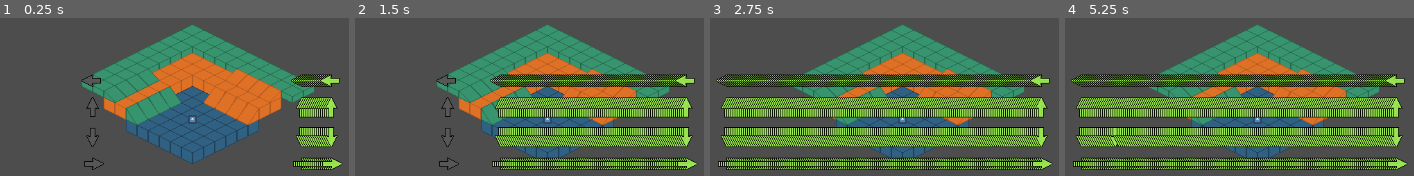
Above: before the commit, frames 1-4 (left to right).
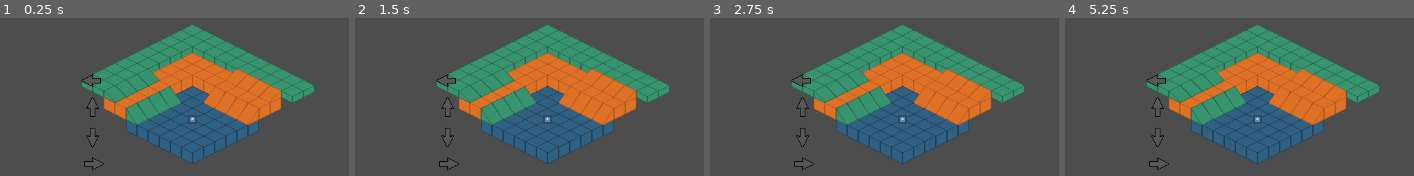
Above: after the commit, the same moments.

Repository: Hobbes-2/Jesters-Tempo
Game: Godot game, scene res://Scenes/main.tscn
Same seed, same stepped clock (60 frames per second), same inputs: the game is played once before the commit and once after it. The engine's default icon, where the game draws it, is replaced by a stand-in: a white triangle on a blue panel in a dark square. Sound files missing from this copy of the repository are replaced by a short silence.
Inputs:
- Up to frame 1 (0.25 s): no input
- Up to frame 2 (1.5 s): tap Enter at 0.5 s; hold Right (Right) 0.53-1.28 s; tap Alt at 0.6 s; hold Down (Down) from 1.28 s (still down); tap Shift at 1.35 s
- Up to frame 3 (2.75 s): release Down (Down) at 2.03 s; hold Right (Right) from 2.03 s (still down); tap Alt at 2.1 s
- Up to frame 4 (5.25 s): release Right (Right) at 2.78 s; hold E (SpawnUp) 2.78-3.53 s; tap Shift at 2.85, 4.35 s; tap Space at 3.5, 5 s; hold Left (Left) 3.53-5.03 s; tap Alt at 3.6, 5.1 s; tap Enter at 4.25 s; hold Down (Down) from 5.03 s (still down)

The runs differ from the first frame. In frame 1, 4.5% of the frame differs, in the area x 83-98%, y 35-97%; in frame 2, 23%; in frame 3, 38%, in the area x 1-98%, y 35-97%; in frame 4, 38%.

Commit message:
learned a bit about how godot uses bpm and beats. Ive decided to load the track before the actual game and store it as an array or smthin. this will allow me to also check for important notes with pitch changes rather than limits. so if the pitch is more before and after a point, then the game knows its a place to spawn a note

Diff:
--- a/Scenes/key_listener.tscn
+++ b/Scenes/key_listener.tscn
@@ -52,6 +52,10 @@
 offset_bottom = 0.0
 audio_player = NodePath("../SongPlayerCalc")
 
+[node name="TempTimer" type="Timer" parent="."]
+wait_time = 0.5
+autostart = true
+
 [connection signal="timeout" from="RandomTimer" to="." method="_on_random_timer_timeout"]
 [connection signal="area_entered" from="TimingArea" to="." method="_on_timing_area_area_entered"]
 [connection signal="area_exited" from="TimingArea" to="." method="_on_timing_area_area_exited"]
--- a/Scripts/key_listener.gd
+++ b/Scripts/key_listener.gd
@@ -5,7 +5,7 @@
 @export var debug : bool = false
 @export var part : AudioStreamMP3
 @export var partName : String = ""
-@export var BPM : int = 120
+@export var BPM : float = 145.0
 
 
 #@onready var score_text = preload("res://objects/score_press_text.tscn")
@@ -33,6 +33,8 @@
 var timeSignature : float = 60 / BPM
 var next_beat_time := 0.0
 
+var currentBeat = 0
+
 # Called when the node enters the scene tree for the first time.
 func _ready() -> void:
 	#OS.execute(
@@ -40,8 +42,6 @@
 	#["-c", "source venv/bin/activate && demucs song.mp3"],
 	#output
 #)
-
-
 	song_player_calc.bus = partName
 	song_player_calc.stream = part
 	song_player_calc.playing = true
@@ -51,6 +51,9 @@
 
 # Called every frame. 'delta' is the elapsed time since the previous frame.
 func _physics_process(delta: float) -> void:
+
+	print(currentBeat)
+
 	if GlobalVars.game_paused == true:
 		song_player_calc.stream_paused = true
 		song_player.stream_paused = true
@@ -105,17 +108,29 @@
 			if debug:
 				print(falling_key_queue)
 
-#
+
 	#if !song_player_calc.playing:
 		#return
-#
+
 	var song_time = song_player_calc.get_playback_position()
 	print(song_time)
+	#if roundf(song_time) >= next_beat_time:
+		#CreateFallingKey()
+		#next_beat_time += timeSignature
+##Another way
+
+	#if $TempTimer.time_left <= 0.0:
+		#if AudioServer.get_bus_peak_volume_right_db(AudioServer.get_bus_index(partName), 0) > -15.0:
+			#CreateFallingKey()
+			#print(AudioServer.get_bus_peak_volume_right_db(AudioServer.get_bus_index(partName), 0))
+		#$TempTimer.start()
+
 	if roundf(song_time) >= next_beat_time:
-		CreateFallingKey()
 		next_beat_time += timeSignature
-
-
+		if AudioServer.get_bus_peak_volume_right_db(AudioServer.get_bus_index(partName), 0) > -15.0:
+			CreateFallingKey()
+			print(AudioServer.get_bus_peak_volume_right_db(AudioServer.get_bus_index(partName), 0))
+		$TempTimer.start()
 
 func _on_timing_area_area_entered(area: Area2D) -> void:
 	entered = true
Not shown, changed: Music/IT'S GOING DOWN [qQy9HlWIXWo].mp3.import
Not shown, changed: Music/Seperated/Going Down/bass.mp3.import
Not shown, changed: Music/Seperated/Going Down/drums.mp3.import
Not shown, changed: Music/Seperated/Going Down/other.mp3.import
Not shown, changed: Music/Seperated/Going Down/vocals.mp3.import
